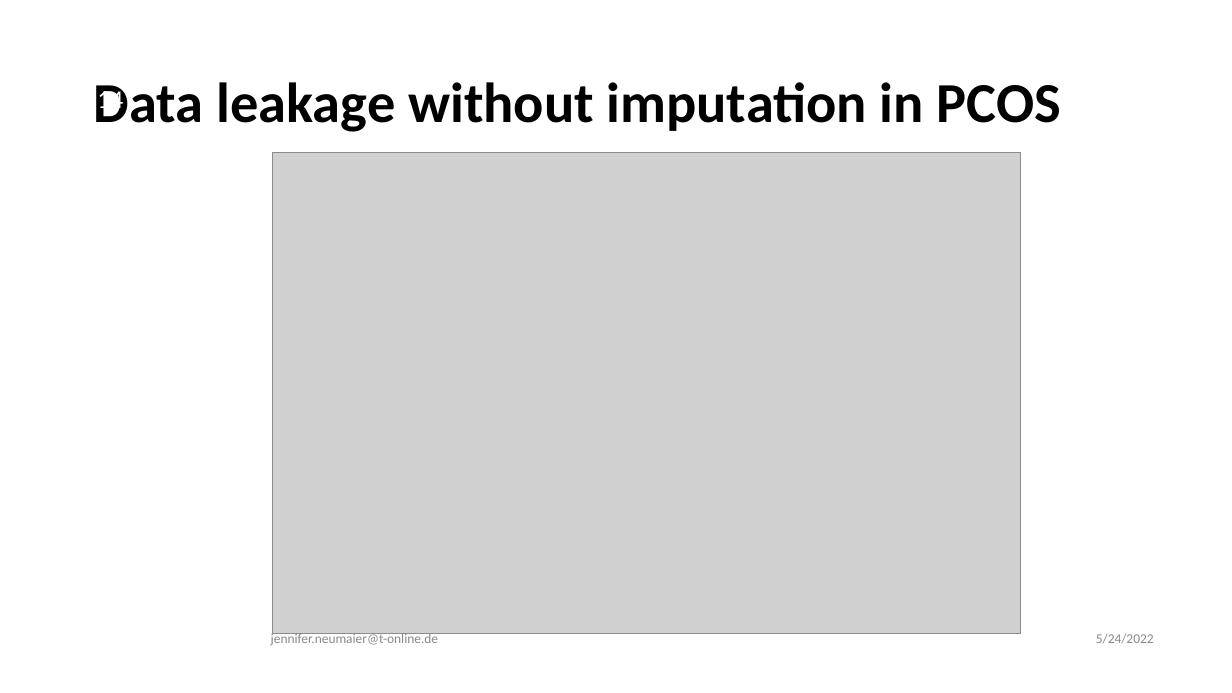
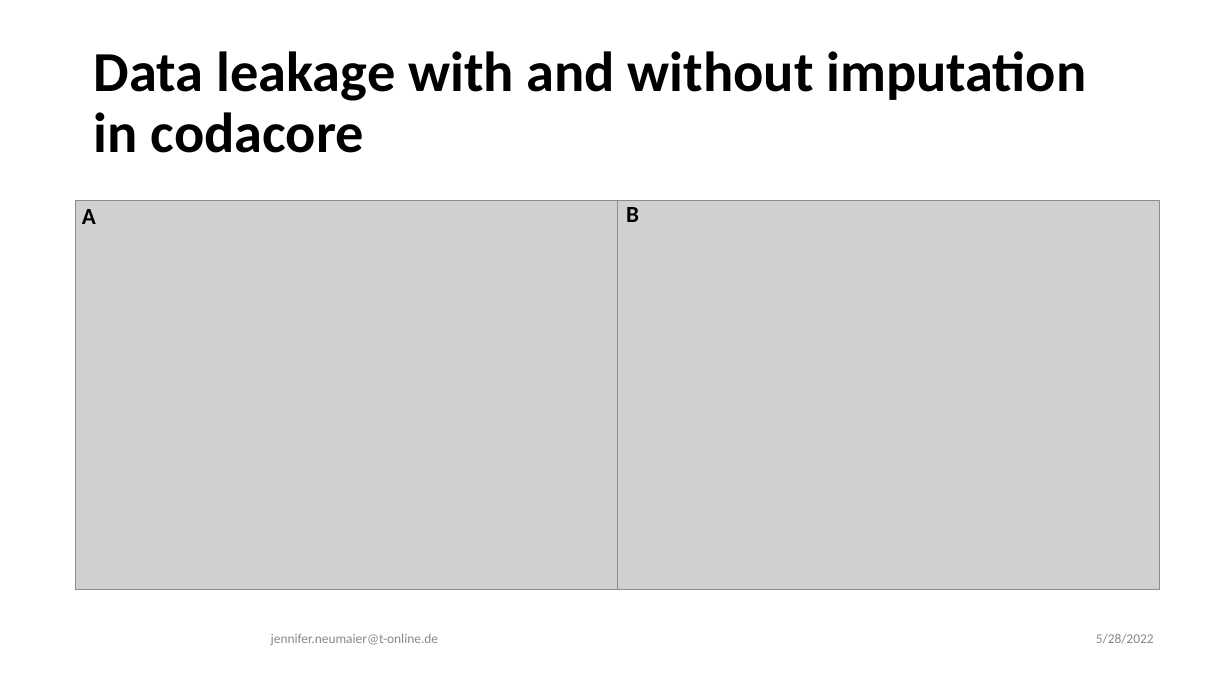
Before and after one commit to JenniferNeumaier/ml_coda, a slide deck: slide 12 of doc/Results for Master Thesis.odp (slide 14 before the commit). Drawn at 1232x693 pixels with LibreOffice and Linux fonts; fonts in the diff are those of the drawing; grey boxes stand for pictures. Boxes give left, top, right and bottom in pixels: in the first picture for what was removed or moved away, otherwise in the second. Text is boxed around its words. In the diff, an @@ line names an element or a change of style, - is before the commit and + after.

```diff
--- a/doc/Results for Master Thesis.odp
+++ b/doc/Results for Master Thesis.odp
@@ title at (x1=94, y1=51, x2=1086, y2=153): text changed @@
-Data leakage without imputation in PCOS
+Data leakage with and without imputation in codacore
@@ page number at (x1=97, y1=87, x2=123, y2=114): text changed @@
-14
+12
@@ picture added at (x1=75, y1=201, x2=617, y2=590) @@
@@ text added at (x1=82, y1=209, x2=96, y2=224), 18 pt, text #000000, bold @@
+A
@@ picture resized from (x1=273, y1=152, x2=1021, y2=634) to (x1=617, y1=201, x2=1160, y2=590) @@
@@ text added at (x1=626, y1=207, x2=639, y2=222), 18 pt, text #000000, bold @@
+B
@@ text at (x1=1096, y1=634, x2=1154, y2=644): text changed @@
-5/24/2022
+5/28/2022
```
Also in this commit, not shown: 5 other slides changed, 7 other files.
